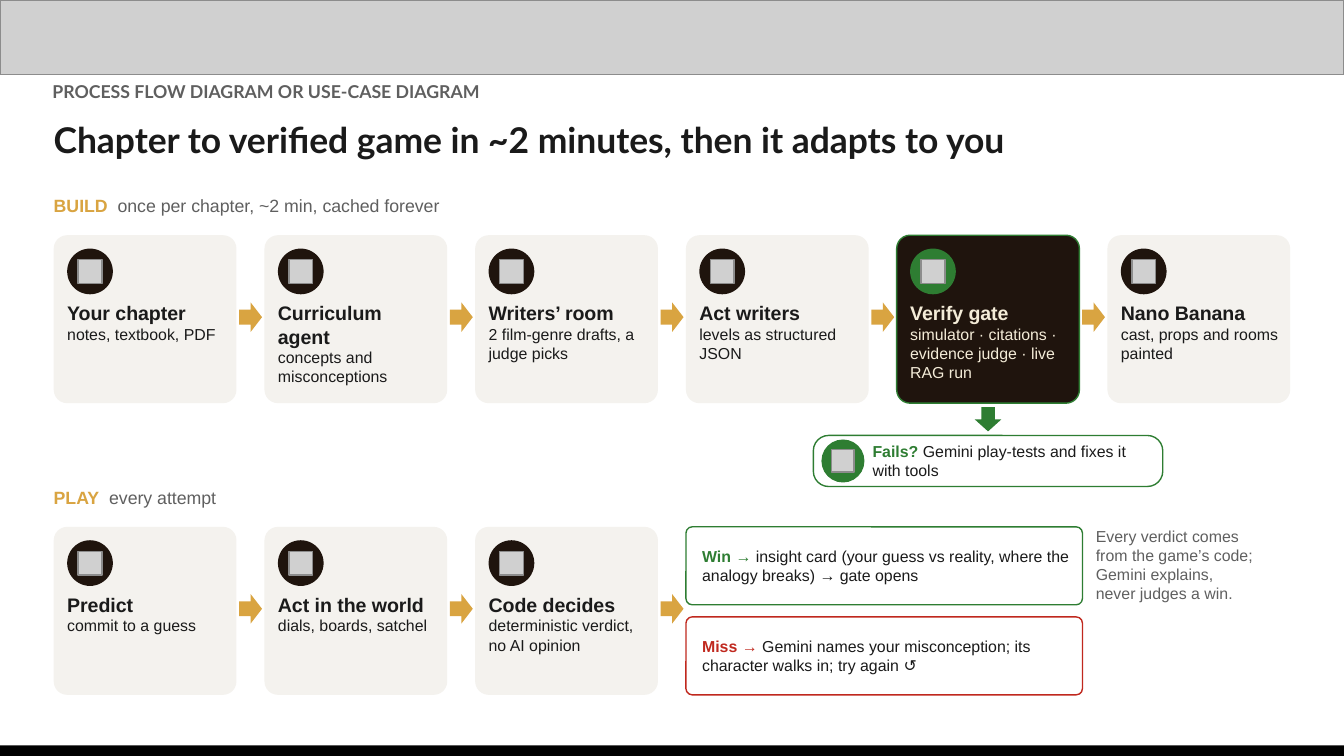
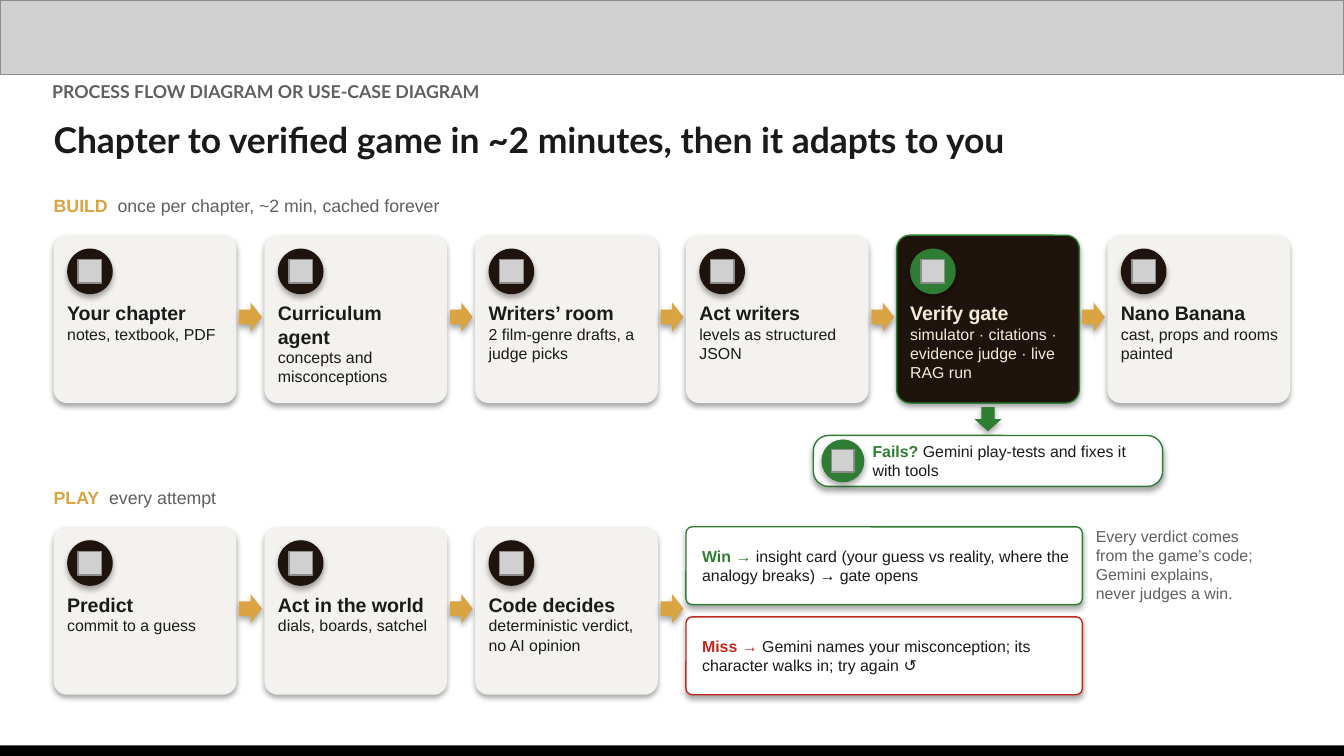
Before and after one commit to capsemble/akagami, a slide deck: slide 5 of finwing - Chapter Quest - AI Builder Cup Submission.pptx. Drawn at 1344x756 pixels with LibreOffice and Linux fonts; fonts in the diff are those of the drawing; grey boxes stand for pictures. Boxes give left, top, right and bottom in pixels: in the first picture for what was removed or moved away, otherwise in the second. Text is boxed around its words. In the diff, an @@ line names an element or a change of style, - is before the commit and + after.

```diff
--- a/finwing - Chapter Quest - AI Builder Cup Submission.pptx
+++ b/finwing - Chapter Quest - AI Builder Cup Submission.pptx
@@ shadow on; proportions changed in 9 elements at [239,302,262,332], [450,302,473,332], [661,302,684,332], [871,302,894,332], [1082,302,1105,332], [974,407,1001,431], [239,594,262,624], [450,594,473,624], [661,594,684,624] @@
@@ shadow on in 21 elements at [54,235,237,403], [67,249,113,294], [265,235,448,403], [278,249,324,294], [476,235,659,403], [489,249,535,294], [685,235,868,403], [699,249,745,294], [896,235,1079,403], [1107,235,1290,403], [1121,249,1167,294], [813,435,1163,487], [821,439,864,482], [54,527,237,695], [67,540,113,586], [265,527,448,695], [278,540,324,586], [476,527,659,695], [489,540,535,586], [685,527,1082,605], [685,617,1082,695] @@
```
Also in this commit, not shown: 11 other slides changed, 1 slide removed, 13 other files.
